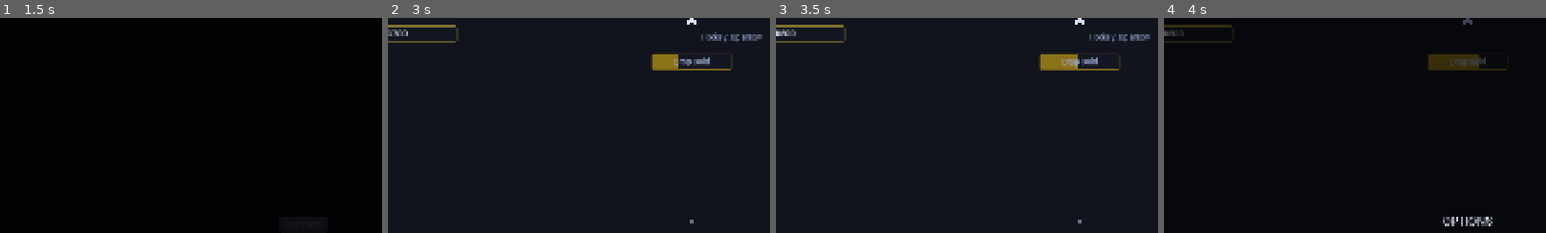
Above: before the commit, frames 1-4 (left to right).
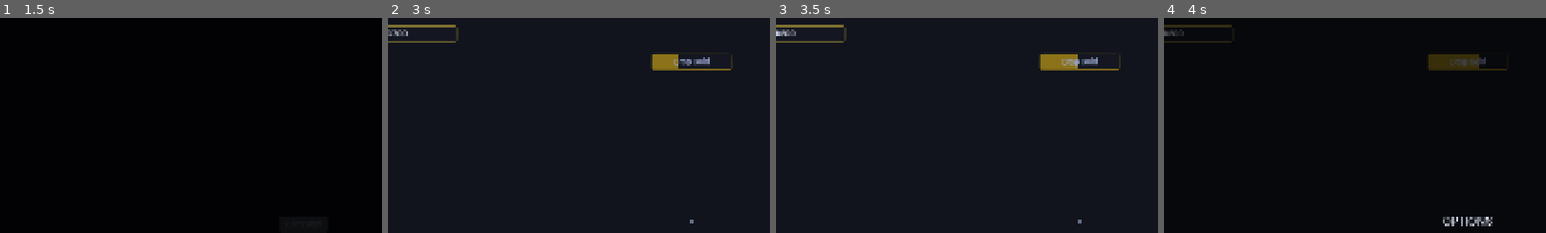
Above: after the commit, the same moments.

Repository: kjbrown-sandbox/pleenko
Game: Godot game, scene res://entities/main_menu/main_menu.tscn
Same seed, same stepped clock (60 frames per second), same inputs: the game is played once before the commit and once after it.
Inputs (mouse positions are % of the whole screen's width and height, from its top left):
- Up to frame 1 (1.5 s): click "Campaign" at 0.5 s; click "Campaign" at 1.25 s
- Up to frame 2 (3 s): tap Enter at 2 s; move the mouse to (72, 45) at 2.02 s; hold Right (board_right) 2.03-2.75 s; hold Space (drop_coin) 2.03-2.75 s; click (72, 45) at 2.17 s; click (50, 1) at 2.77 s
- Up to frame 3 (3.5 s): no input
- Up to frame 4 (4 s): click (97, 96) at 3.5 s
The pictures show only the part of the screen within x 10-60%, y 0-50%; the shares and areas given below are measured in that part.

Frame 1 is identical in both runs. In frame 2, 0.4% of the frame differs, in the area x 78-98%, y 0-12%; in frame 3, 0.4%; in frame 4, less than 0.1%.

Commit message:
Make arrows aligned with margins

Diff:
--- a/entities/main/main.gd
+++ b/entities/main/main.gd
@@ -236,6 +236,16 @@
 	board_left_icon.setup(PI)
 	board_right_icon.setup(0.0)
 
+	var m := t.hud_margin
+	challenges_down_icon.offset_top -= m
+	challenges_down_icon.offset_bottom -= m
+	challenges_up_icon.offset_top += m
+	challenges_up_icon.offset_bottom += m
+	board_left_icon.offset_left += m
+	board_left_icon.offset_right += m
+	board_right_icon.offset_left -= m
+	board_right_icon.offset_right -= m
+
 	challenges_down_icon.pressed.connect(func(): ModeManager.switch_to_challenges())
 	challenges_down_icon.mouse_entered.connect(func(): _show_tooltip(_down_tooltip, challenges_down_icon))
 	challenges_down_icon.mouse_exited.connect(func(): _down_tooltip.visible = false)
--- a/entities/main/main.tscn
+++ b/entities/main/main.tscn
@@ -88,6 +88,7 @@
 grow_vertical = 0
 
 [node name="ChallengesDownIcon" parent="CanvasLayer" unique_id=1543464600 instance=ExtResource("17_navarrow")]
+visible = false
 texture_filter = 0
 custom_minimum_size = Vector2(0, 0)
 anchors_preset = 7
@@ -96,14 +97,14 @@
 anchor_right = 0.5
 anchor_bottom = 1.0
 offset_left = -16.0
-offset_top = -16.0
+offset_top = -32.0
 offset_right = 16.0
-offset_bottom = 16.0
 grow_horizontal = 2
 grow_vertical = 0
 rotation_angle = 3.0
 
 [node name="ChallengesUpIcon" parent="CanvasLayer" unique_id=2081979746 instance=ExtResource("17_navarrow")]
+visible = false
 texture_filter = 0
 custom_minimum_size = Vector2(0, 0)
 anchors_preset = 5
@@ -116,6 +117,7 @@
 rotation_angle = -1.5708
 
 [node name="BoardLeftIcon" parent="CanvasLayer" unique_id=1333567701 instance=ExtResource("17_navarrow")]
+visible = false
 texture_filter = 0
 custom_minimum_size = Vector2(0, 0)
 anchors_preset = 4
@@ -128,6 +130,7 @@
 rotation_angle = 3.14159
 
 [node name="BoardRightIcon" parent="CanvasLayer" unique_id=383221458 instance=ExtResource("17_navarrow")]
+visible = false
 texture_filter = 0
 custom_minimum_size = Vector2(0, 0)
 anchors_preset = 6
@@ -135,9 +138,8 @@
 anchor_top = 0.5
 anchor_right = 1.0
 anchor_bottom = 0.5
-offset_left = -16.0
+offset_left = -32.0
 offset_top = -16.0
-offset_right = 16.0
 offset_bottom = 16.0
 grow_horizontal = 0
 grow_vertical = 2
